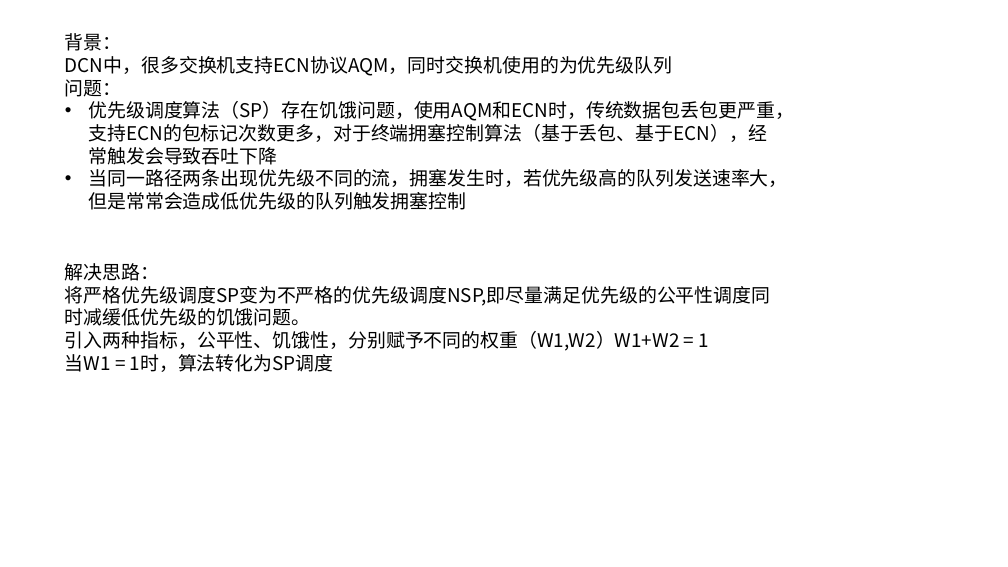
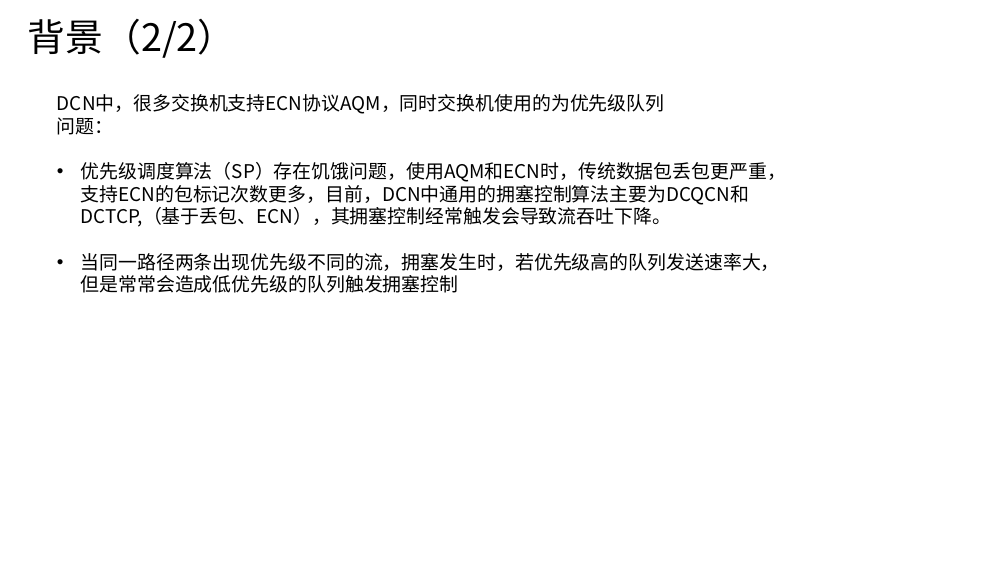
Before and after one commit to JinPeng-Zhang/RMAB, a slide deck: slide 12 of PPT/ECN-WI - 副本.pptx (slide 11 before the commit). Drawn at 1008x567 pixels with LibreOffice and Linux fonts; fonts in the diff are those of the drawing. Boxes give left, top, right and bottom in pixels: in the first picture for what was removed or moved away, otherwise in the second. Text is boxed around its words. In the diff, an @@ line names an element or a change of style, - is before the commit and + after.

```diff
--- a/PPT/ECN-WI - 副本.pptx
+++ b/PPT/ECN-WI - 副本.pptx
@@ text added at [28, 19, 236, 58], 36 pt, text #000000 @@
+背景（2/2）
@@ text at [65, 33, 122, 51]: paragraph removed @@
-背景：
@@ text "DCN中，很多交换机支持ECN协议AQM，同时交换机使用的为优先级队列": place and size @@
-text "DCN中，很多交换机支持ECN协议AQM，同时交换机使用的为优先级队列" at [65, 33, 794, 210]
+text "DCN中，很多交换机支持ECN协议AQM，同时交换机使用的为优先级队列" at [57, 94, 787, 293]
@@ text at [81, 162, 787, 227]: text changed @@
-• 优先级调度算法（SP）存在饥饿问题，使用AQM和ECN时，传统数据包丢包更严重，支持ECN的包标记次数更多，对于终端拥塞控制算法（基于丢包、基于ECN），经常触发会导致吞吐下降
+• 优先级调度算法（SP）存在饥饿问题，使用AQM和ECN时，传统数据包丢包更严重，支持ECN的包标记次数更多，目前，DCN中通用的拥塞控制算法主要为DCQCN和DCTCP,（基于丢包、ECN），其拥塞控制经常触发会导致流吞吐下降。
@@ text removed at [65, 263, 771, 372] @@
-解决思路：
-将严格优先级调度SP变为不严格的优先级调度NSP,即尽量满足优先级的公平性调度同时减缓低优先级的饥饿问题。
-引入两种指标，公平性、饥饿性，分别赋予不同的权重（W1,W2）W1+W2 = 1
-当W1 = 1时，算法转化为SP调度
```
Also in this commit, not shown: 1 other slide changed, 17 slides added, 3 other files.
